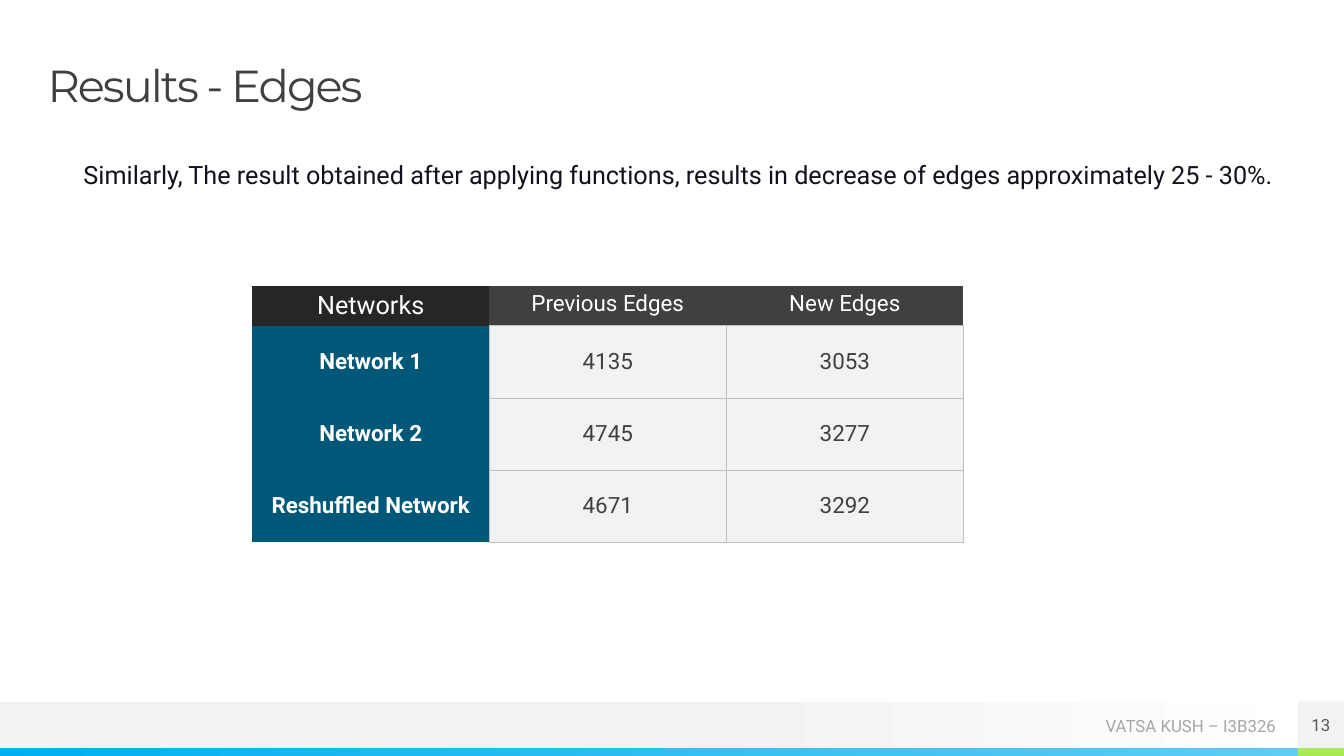
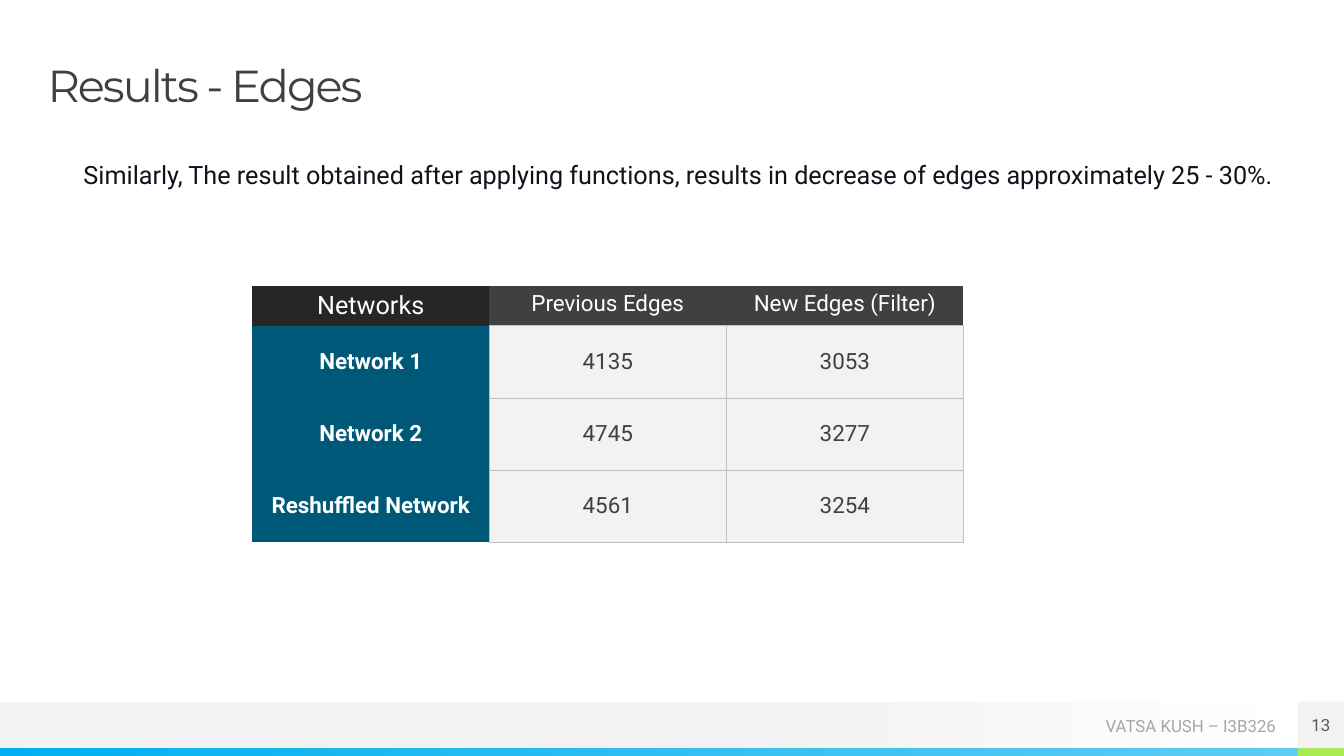
Before and after one commit to kushvatsa/ns_bkk_15, a slide deck: slide 13 of 15_I3B326_Vatsa_Kush.pptx. Drawn at 1344x756 pixels with LibreOffice and Linux fonts; fonts in the diff are those of the drawing. Boxes give left, top, right and bottom in pixels: in the first picture for what was removed or moved away, otherwise in the second. Text is boxed around its words. In the diff, an @@ line names an element or a change of style, - is before the commit and + after.

```diff
--- a/15_I3B326_Vatsa_Kush.pptx
+++ b/15_I3B326_Vatsa_Kush.pptx
@@ table at box(252, 286, 963, 543) @@
-row 1, column 3: New Edges
+row 1, column 3: New Edges (Filter)
-row 4, column 2: 4671
+row 4, column 2: 4561
-row 4, column 3: 3292
+row 4, column 3: 3254
```
Also in this commit, not shown: 2 other slides changed, 1 other file.
